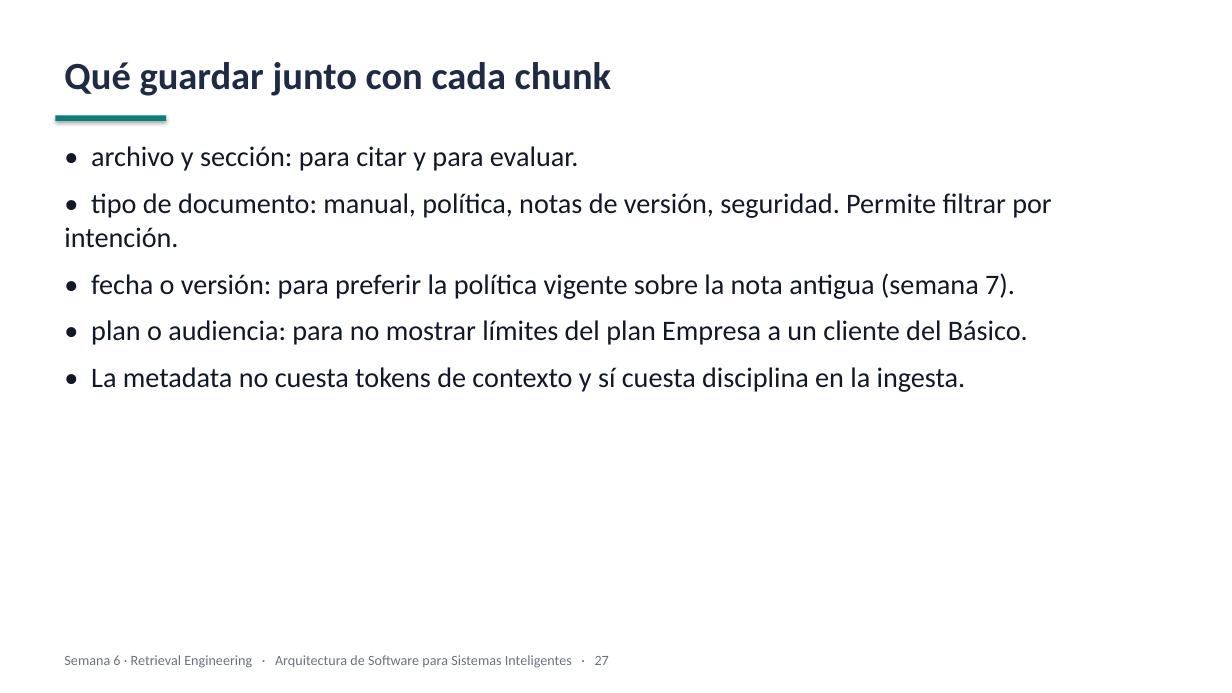
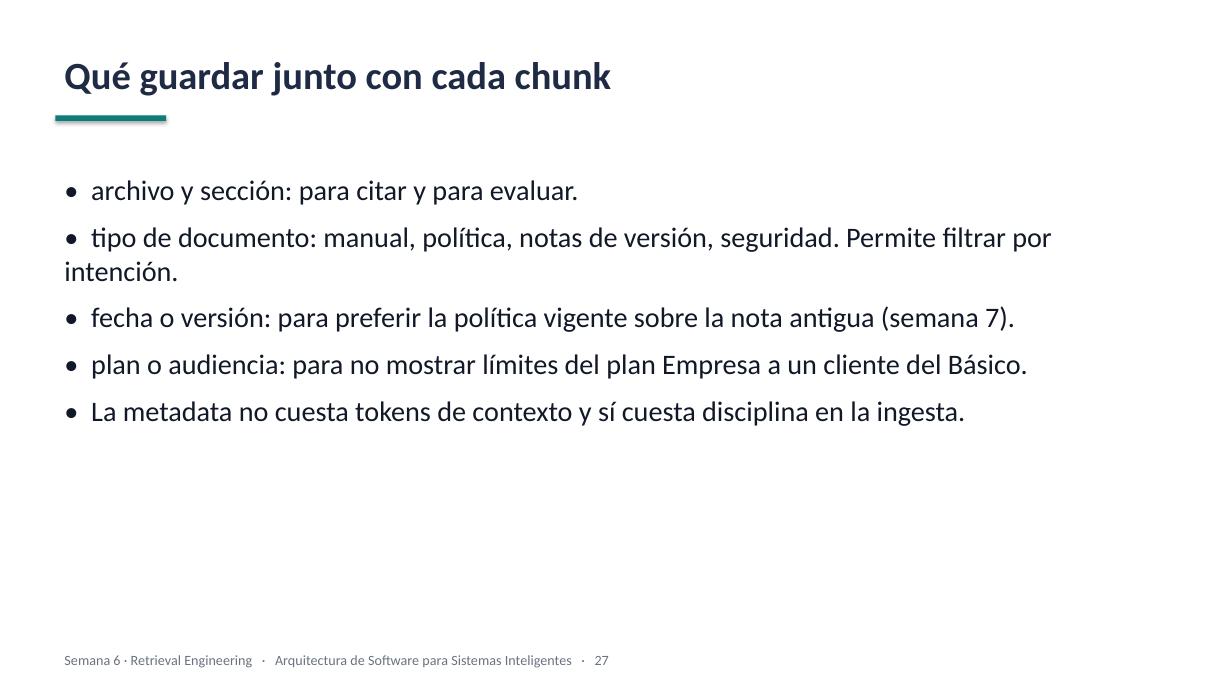
Before and after one commit to JunBarrs24/itm-maestria-llms, a slide deck: slide 27 of week-06/slides/week-06-slides.pptx. Drawn at 1232x693 pixels with LibreOffice and Linux fonts; fonts in the diff are those of the drawing. Boxes give left, top, right and bottom in pixels: in the first picture for what was removed or moved away, otherwise in the second. Text is boxed around its words. In the diff, an @@ line names an element or a change of style, - is before the commit and + after.

Commit message:
Agregando semana 8

```diff
--- a/week-06/slides/week-06-slides.pptx
+++ b/week-06/slides/week-06-slides.pptx
@@ text "• archivo y sección: para ...": place and size @@
-text "• archivo y sección: para ..." at (64, 146, 1051, 392)
+text "• archivo y sección: para ..." at (64, 180, 1051, 426)
```
Also in this commit, not shown: 14 other slides changed, 1 slide added, 7 slides removed, 51 other files.
